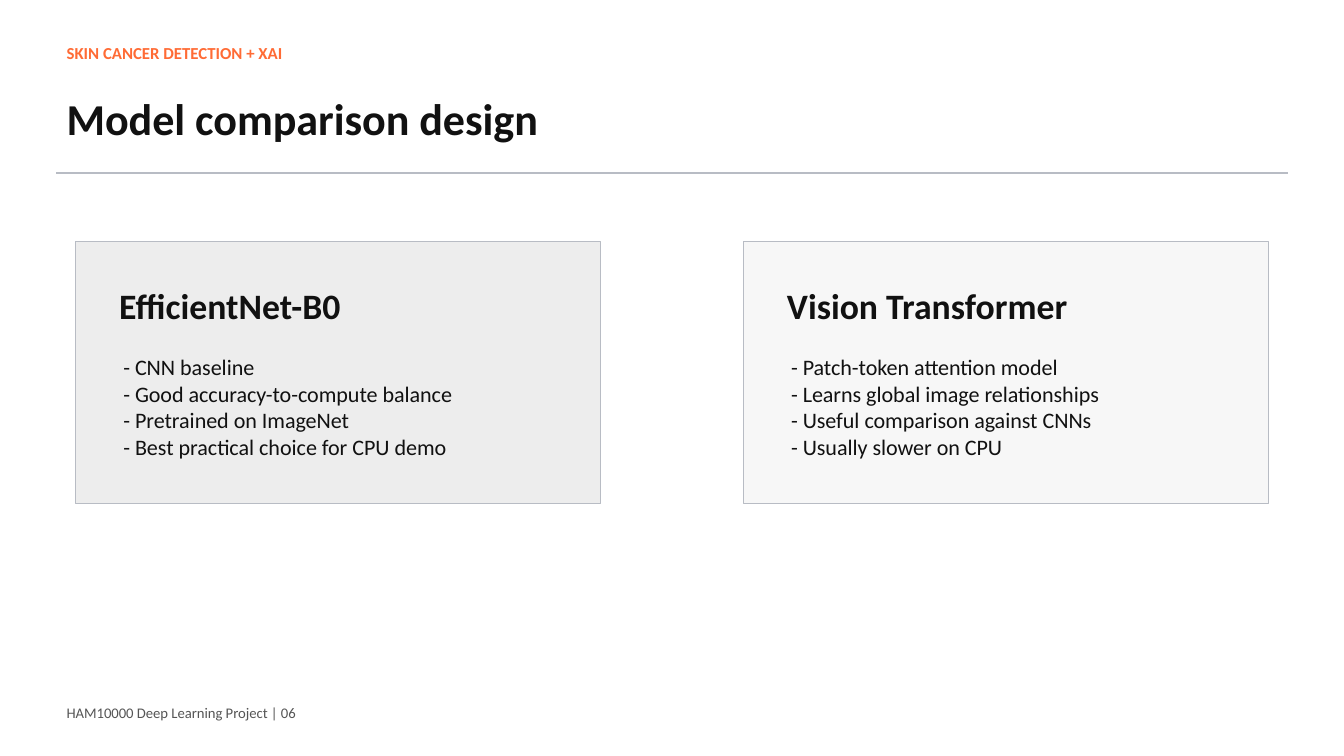
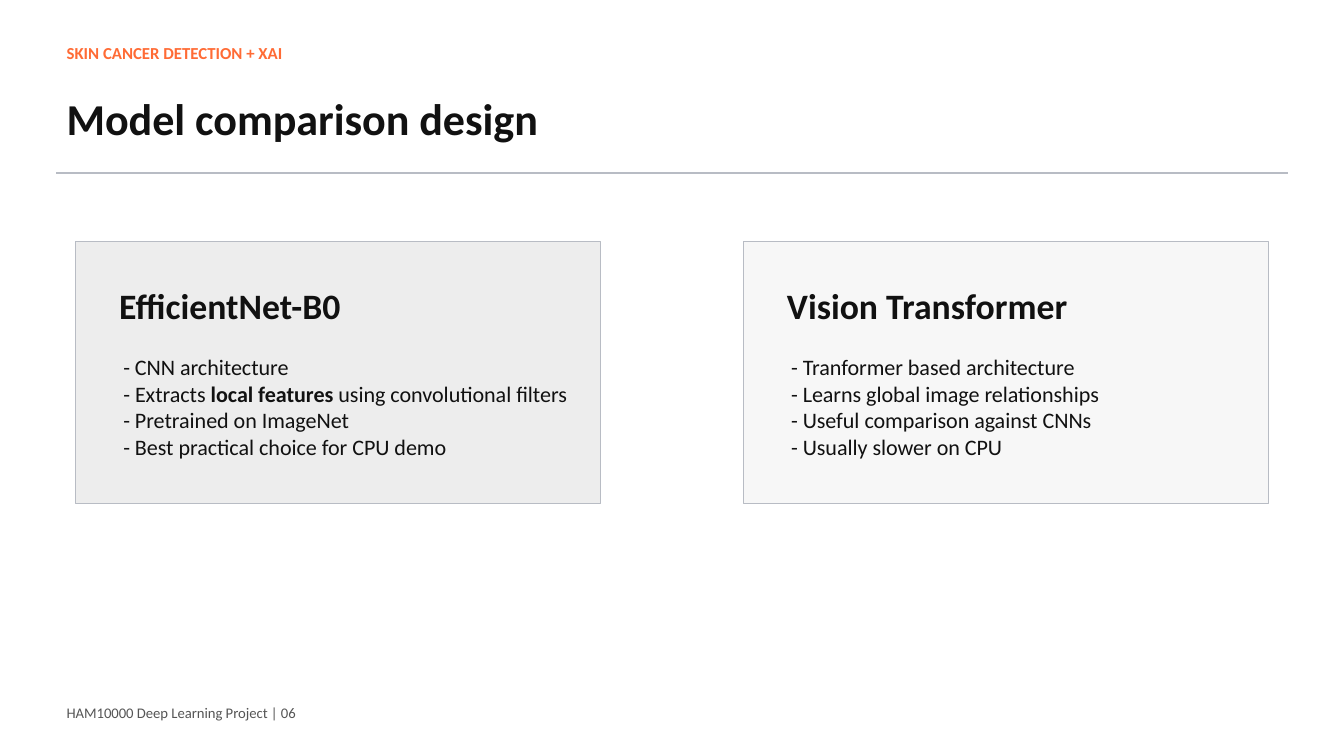
Before and after one commit to manasamarigoli15/Skin-Cancer-Detection, a slide deck: slide 6 of outputs/Skin_Cancer_Detection_XAI_Presentation.pptx. Drawn at 1344x756 pixels with LibreOffice and Linux fonts; fonts in the diff are those of the drawing. Boxes give left, top, right and bottom in pixels: in the first picture for what was removed or moved away, otherwise in the second. Text is boxed around its words. In the diff, an @@ line names an element or a change of style, - is before the commit and + after.

```diff
--- a/outputs/Skin_Cancer_Detection_XAI_Presentation.pptx
+++ b/outputs/Skin_Cancer_Detection_XAI_Presentation.pptx
@@ text at <box>135,359,567,406</box>: text changed @@
-- CNN baseline
-- Good accuracy-to-compute balance
+- CNN architecture
+- Extracts local features using convolutional filters
@@ text at <box>803,359,1074,375</box>: text changed @@
-- Patch-token attention model
+- Tranformer based architecture
```
Also in this commit, not shown: 11 other slides changed, 1 other file.
